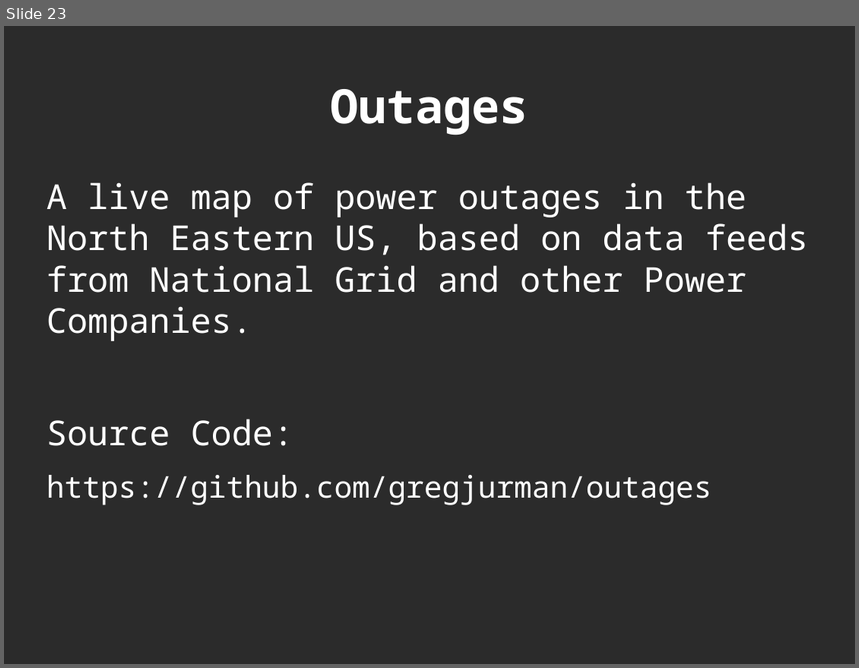
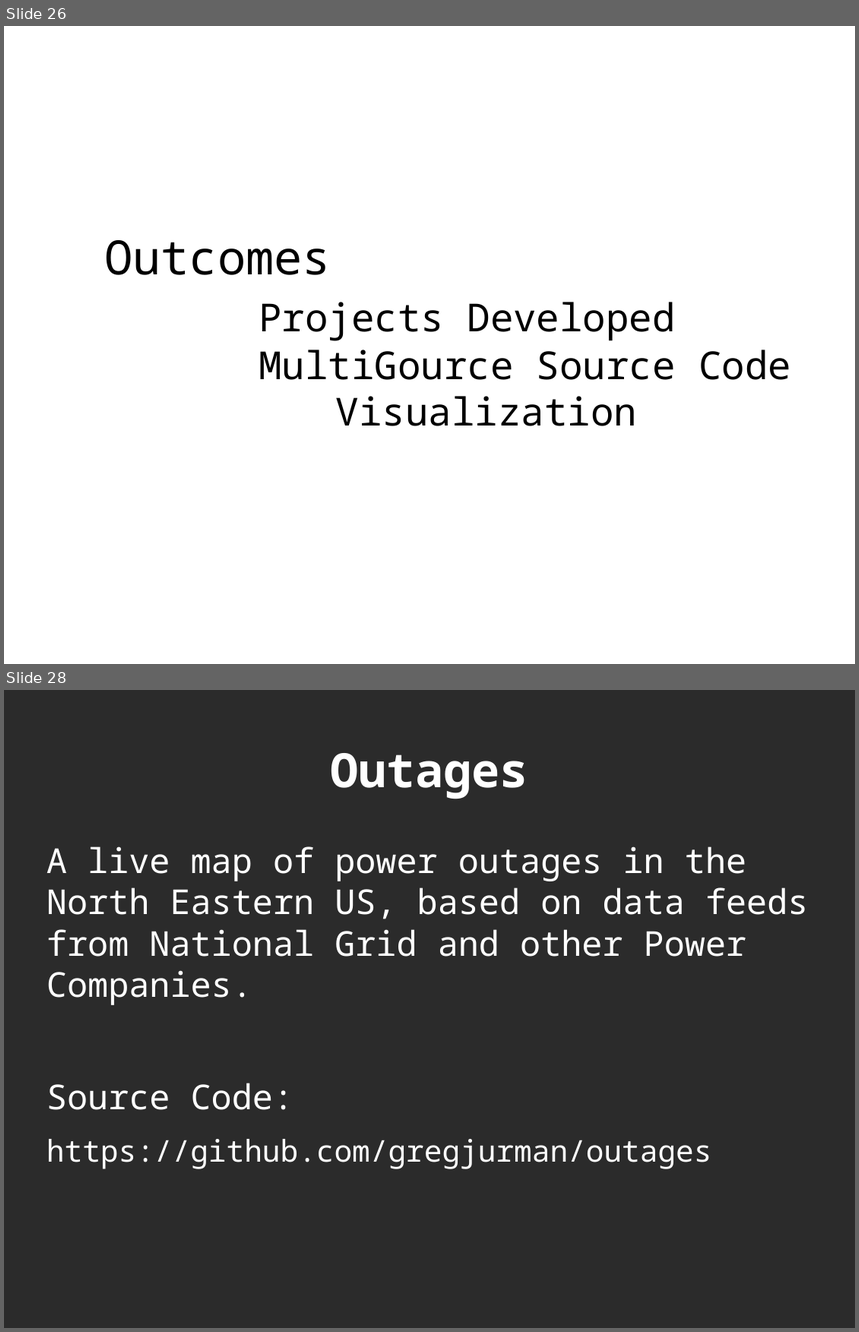
Before and after one commit to decause/RITCapstone, a slide deck: capstone-remy-preso.odp. Shown one above the other, each under a label of ours: slide 23 before the commit, slides 26 and 28 after it; the slides between them are not shown. The pictures are 859x668 and 859x1332 pixels, drawn with LibreOffice and Linux fonts; fonts in the diff are those of the drawing; background and template pictures are left out; a plain dark background stands for a picture behind light text. Boxes give left, top, right and bottom in pixels: in the first picture for what was removed or moved away, otherwise in the second. Text is boxed around its words. In the diff, an @@ line names an element or a change of style, - is before the commit and + after.

```diff
--- a/capstone-remy-preso.odp
+++ b/capstone-remy-preso.odp
@@ slide 26 added at (4,26,855,664), background picture (left out) @@
@@ title added at (104,240,791,427), 36 pt, text #000000 @@
+Outcomes
+Projects Developed
+MultiGource Source Code Visualization
@@ what was slide 23 is now slide 28 @@
```
Also in this commit, not shown: 17 slides changed, 9 other slides added, 5 slides removed.
